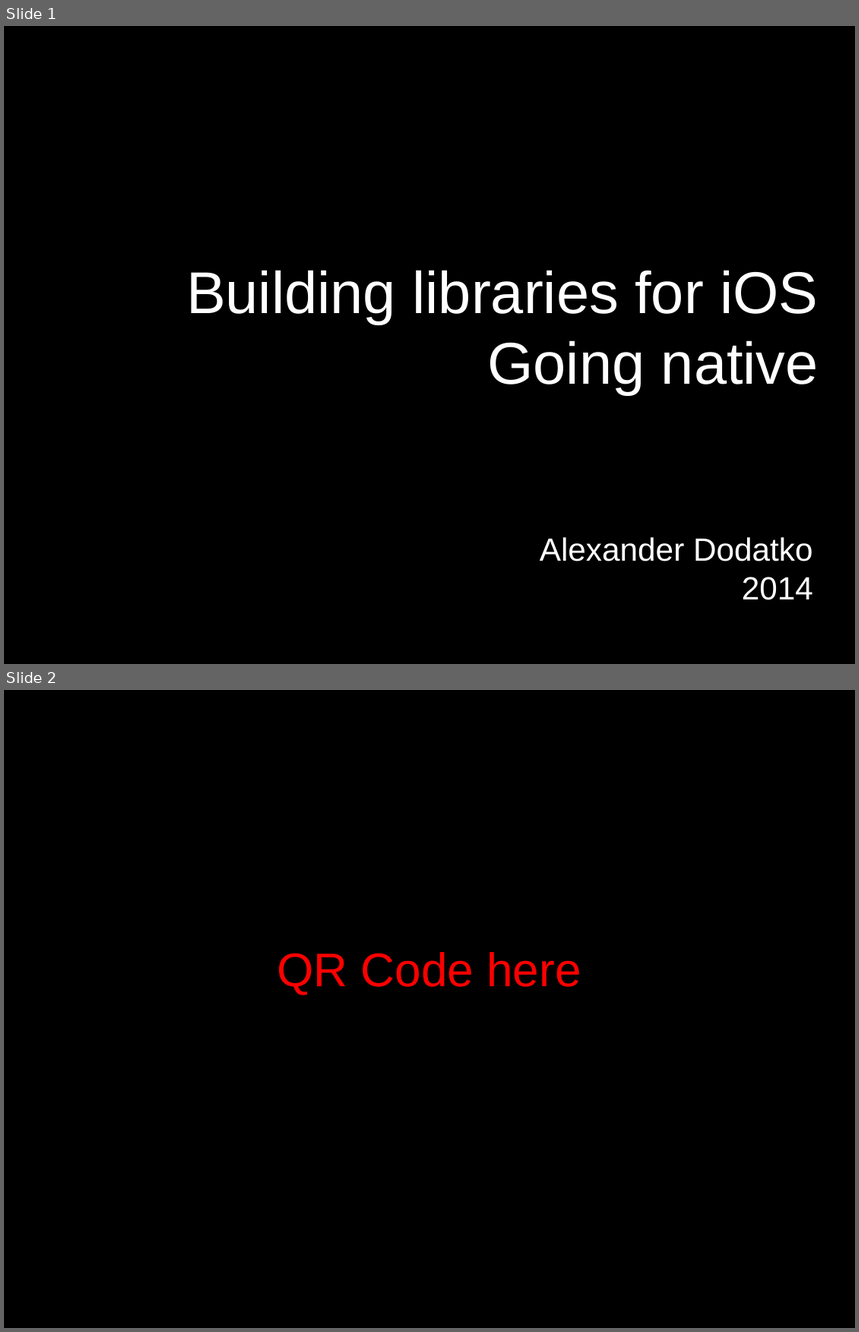
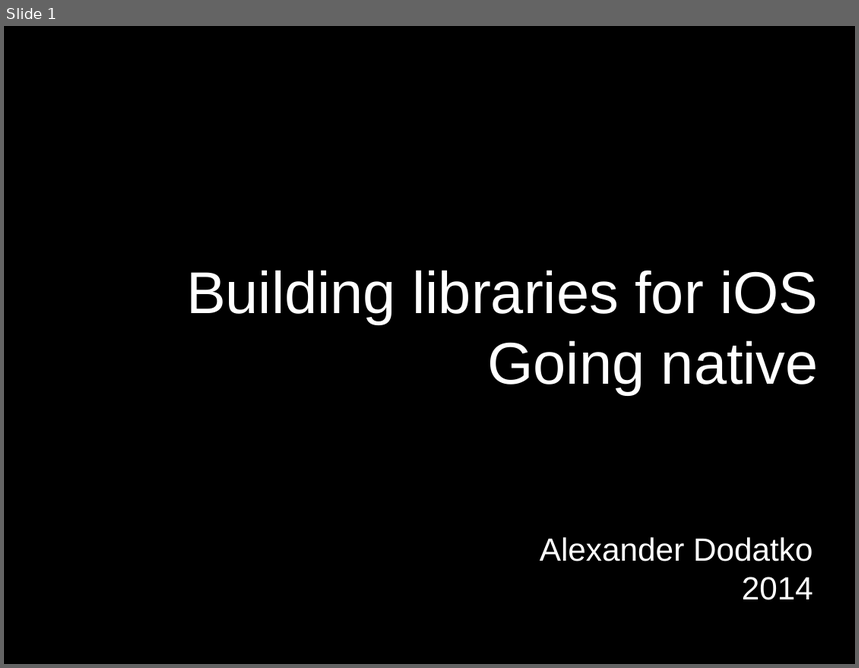
Before and after one commit to dodikk/StaticLib-Slides, a slide deck: Libraries-GoingNative.odp. Shown one above the other, each under a label of ours: slides 1 and 2 before the commit, slide 1 after it. The pictures are 859x1332 and 859x668 pixels, drawn with LibreOffice and Linux fonts; fonts in the diff are those of the drawing. Boxes give left, top, right and bottom in pixels: in the first picture for what was removed or moved away, otherwise in the second. Text is boxed around its words. In the diff, an @@ line names an element or a change of style, - is before the commit and + after.

```diff
--- a/Libraries-GoingNative.odp
+++ b/Libraries-GoingNative.odp
@@ slide 2 removed at (4, 690, 855, 1328), background #000000 @@
@@ title removed at (278, 952, 581, 996) @@
-QR Code here
```
Also in this commit, not shown: 1 slide added, 2 other files.
